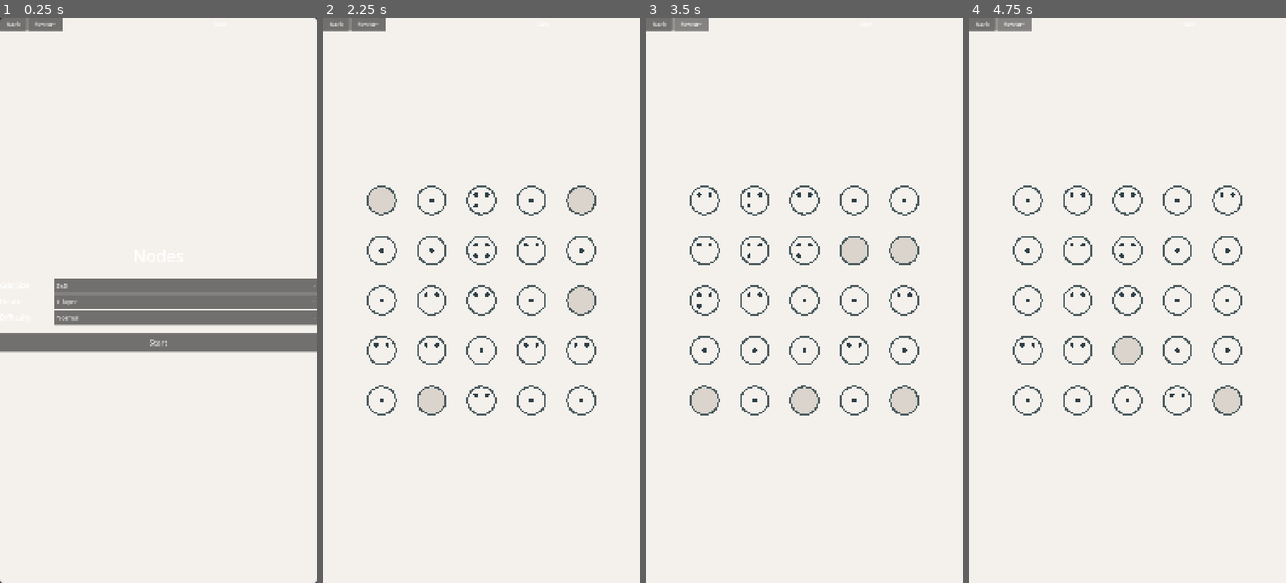
Above: before the commit, frames 1-4 (left to right).
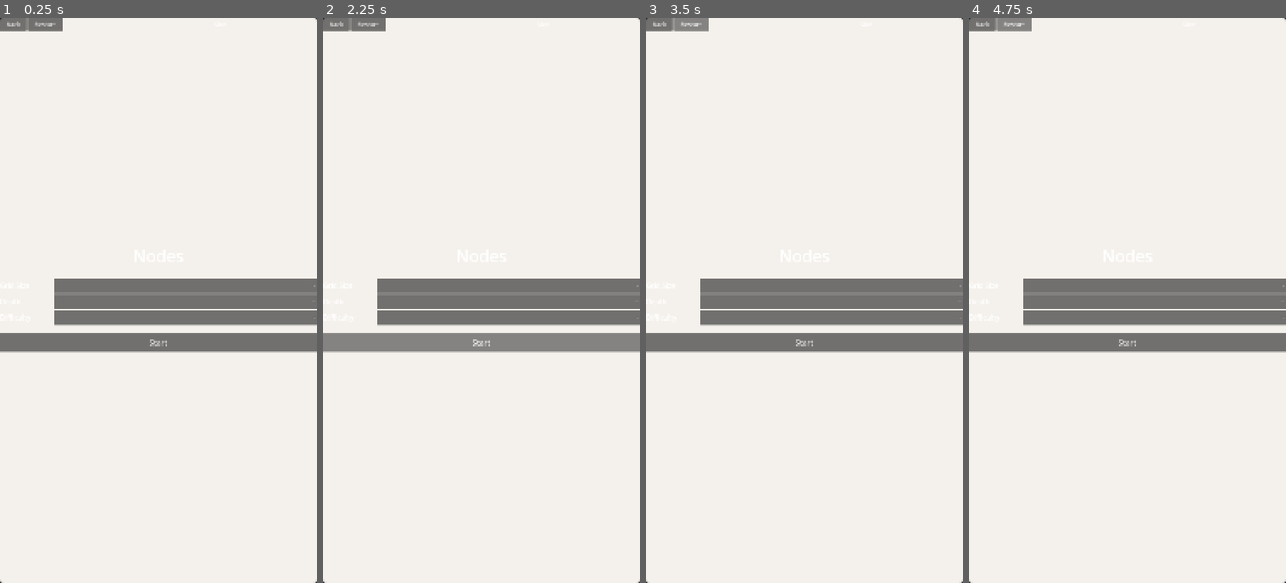
Above: after the commit, the same moments.

Repository: andrii-solokh/Nodoku
Game: Godot game, scene res://scenes/Main.tscn
The game is run twice, just before and just after one commit, with the same random seed, the same clock (stepped at 60 frames per second) and the same inputs.
Inputs (mouse positions are in pixels of both pictures, inside the frame that each line leads up to):
- Up to frame 1 (0.25 s): no input
- Up to frame 2 (2.25 s): click (510, 317) at 0.5 s; click (510, 317) at 1.25 s; click "Start" at 2 s
- Up to frame 3 (3.5 s): click (690, 23) at 2.75 s, where only the run before the commit has a clickable "Restart"
- Up to frame 4 (4.75 s): click (1013, 23) at 3.5 s, where only the run before the commit has a clickable "Restart"; click (1013, 23) at 4.25 s, where only the run before the commit has a clickable "Restart"

The runs differ from the first frame. In frame 1, less than 0.1% of the frame differs, in the area x 18-25%, y 47-54%; in frame 2, 13%; in frame 3, 13%, in the area x 0-100%, y 0-100%; in frame 4, 12%.
Error after the commit: Parse Error: Static function "get_touch_count()" not found in base "GDScriptNativeClass". (res://scripts/game_controller.gd:281)

Commit message:
Fix web input polling

Diff:
--- a/scripts/game_controller.gd
+++ b/scripts/game_controller.gd
@@ -24,6 +24,12 @@
 var pan_block_until: float = 0.0
 var pan_active: bool = false
 var pan_end_deadline: float = 0.0
+var use_polling_input: bool = false
+var poll_mouse_active: bool = false
+var poll_touch_active: bool = false
+var poll_mouse_last: Vector2 = Vector2.ZERO
+var poll_touch_last: Vector2 = Vector2.ZERO
+var key_state := {}
 
 @onready var grid_view: GridView = $GridView
 @onready var back_button: Button = $HUD/Root/TopBar/TopBarHBox/BackButton
@@ -36,6 +42,7 @@
 
 func _ready() -> void:
 	set_process_input(true)
+	use_polling_input = OS.has_feature("web")
 	back_button.pressed.connect(_on_back_pressed)
 	restart_button.pressed.connect(_on_restart_pressed)
 	next_button.pressed.connect(_on_next_pressed)
@@ -54,6 +61,7 @@
 	completion_panel.visible = false
 	grid_view.selected_id = -1
 	grid_view.queue_redraw()
+	_release_ui_focus()
 
 func _generate_model(seed: int) -> void:
 	var params := _difficulty_params(current_difficulty)
@@ -71,33 +79,34 @@
 			return {"density": 0.42, "min_nonzero_ratio": 0.45, "max_attempts": 14}
 
 func _input(event: InputEvent) -> void:
+	if event is InputEventPanGesture:
+		_log_debug("pan gesture delta=%s" % [str(event.delta)])
+		_handle_pan_gesture(event.delta)
+		return
+	if event is InputEventMouseButton and event.pressed:
+		if _handle_wheel(event):
+			return
+	if use_polling_input:
+		return
 	if event is InputEventMouseButton and event.pressed:
 		_log_pointer("mouse_down", event.position)
+		_release_ui_focus()
 		if event.button_index == MOUSE_BUTTON_LEFT:
-			if not _is_pointer_over_ui(event.position):
-				swipe_active = true
-				swipe_start = event.position
-				swipe_last = event.position
-				swipe_total = Vector2.ZERO
-				drag_moved = false
+			if _begin_swipe(event.position):
 				_log_debug("swipe start")
 	if event is InputEventScreenTouch and event.pressed:
 		_log_pointer("touch_down", event.position)
-		if not _is_pointer_over_ui(event.position):
-			swipe_active = true
-			swipe_start = event.position
-			swipe_last = event.position
-			swipe_total = Vector2.ZERO
-			drag_moved = false
+		_release_ui_focus()
+		if _begin_swipe(event.position):
 			_log_debug("touch swipe start")
 	if event is InputEventMouseButton and not event.pressed and event.button_index == MOUSE_BUTTON_LEFT:
 		_handle_pointer_release(event.position)
 	if event is InputEventScreenTouch and not event.pressed:
 		_handle_pointer_release(event.position)
 	if event is InputEventMouseMotion and swipe_active:
-		_handle_drag_motion(event.position)
+		_handle_drag_delta(event.relative, event.position)
 	if event is InputEventScreenDrag and swipe_active:
-		_handle_drag_motion(event.position)
+		_handle_drag_delta(event.relative, event.position)
 	if event is InputEventKey and event.pressed:
 		if event.keycode == KEY_LEFT:
 			_rotate_by_delta(Vector2(-1, 0))
@@ -119,10 +128,6 @@
 			_rotate_by_delta(Vector2(-1, 0))
 		elif event.keycode == KEY_BRACKETRIGHT:
 			_rotate_by_delta(Vector2(1, 0))
-	if event is InputEventPanGesture:
-		_log_debug("pan gesture delta=%s" % [str(event.delta)])
-		_handle_pan_gesture(event.delta)
-
 func _handle_pointer_release(pos: Vector2) -> void:
 	if not swipe_active:
 		return
@@ -144,6 +149,9 @@
 
 func _handle_drag_motion(pos: Vector2) -> void:
 	var delta := pos - swipe_last
+	_handle_drag_delta(delta, pos)
+
+func _handle_drag_delta(delta: Vector2, pos: Vector2) -> void:
 	swipe_last = pos
 	swipe_total += delta
 	if current_depth <= 1:
@@ -190,6 +198,9 @@
 	if pan_active and float(Time.get_ticks_msec()) / 1000.0 > pan_end_deadline:
 		pan_active = false
 		pan_accum = Vector2.ZERO
+	if use_polling_input:
+		_poll_keyboard_web()
+		_poll_pointer_web()
 
 func _rotate_by_delta(dir: Vector2) -> void:
 	if current_depth <= 1:
@@ -208,6 +219,88 @@
 func _drag_sensitivity() -> float:
 	var vp := get_viewport_rect().size
 	return PI / maxf(240.0, minf(vp.x, vp.y))
+
+func _begin_swipe(pos: Vector2) -> bool:
+	if swipe_active:
+		return false
+	if _is_pointer_over_ui(pos):
+		return false
+	swipe_active = true
+	swipe_start = pos
+	swipe_last = pos
+	swipe_total = Vector2.ZERO
+	drag_moved = false
+	return true
+
+func _handle_wheel(event: InputEventMouseButton) -> bool:
+	var dir := Vector2.ZERO
+	match event.button_index:
+		MOUSE_BUTTON_WHEEL_LEFT:
+			dir = Vector2(-1, 0)
+		MOUSE_BUTTON_WHEEL_RIGHT:
+			dir = Vector2(1, 0)
+		MOUSE_BUTTON_WHEEL_UP:
+			dir = Vector2(0, -1)
+		MOUSE_BUTTON_WHEEL_DOWN:
+			dir = Vector2(0, 1)
+	if dir == Vector2.ZERO:
+		return false
+	var now := float(Time.get_ticks_msec()) / 1000.0
+	if now < pan_block_until:
+		return true
+	_rotate_by_delta(dir)
+	pan_block_until = now + 0.6
+	return true
+
+func _poll_keyboard_web() -> void:
+	if current_depth <= 1:
+		return
+	if grid_view.is_rotating():
+		return
+	var dir := Vector2.ZERO
+	if _key_just_pressed(KEY_LEFT) or _key_just_pressed(KEY_A) or _key_just_pressed(KEY_BRACKETLEFT):
+		dir = Vector2(-1, 0)
+	elif _key_just_pressed(KEY_RIGHT) or _key_just_pressed(KEY_D) or _key_just_pressed(KEY_BRACKETRIGHT):
+		dir = Vector2(1, 0)
+	elif _key_just_pressed(KEY_UP) or _key_just_pressed(KEY_W):
+		dir = Vector2(0, -1)
+	elif _key_just_pressed(KEY_DOWN) or _key_just_pressed(KEY_S):
+		dir = Vector2(0, 1)
+	if dir != Vector2.ZERO:
+		_rotate_by_delta(dir)
+
+func _key_just_pressed(keycode: int) -> bool:
+	var pressed := Input.is_key_pressed(keycode)
+	var prev := false
+	if key_state.has(keycode):
+		prev = key_state[keycode]
+	key_state[keycode] = pressed
+	return pressed and not prev
+
+func _poll_pointer_web() -> void:
+	if Input.get_touch_count() > 0:
+		var pos := Input.get_touch_position(0)
+		if not poll_touch_active:
+			poll_touch_active = _begin_swipe(pos)
+		else:
+			_handle_drag_motion(pos)
+		poll_touch_last = pos
+		return
+	if poll_touch_active:
+		_handle_pointer_release(poll_touch_last)
+		poll_touch_active = false
+
+	var pressed := Input.is_mouse_button_pressed(MOUSE_BUTTON_LEFT)
+	var pos := get_viewport().get_mouse_position()
+	if pressed:
+		if not poll_mouse_active:
+			poll_mouse_active = _begin_swipe(pos)
+		else:
+			_handle_drag_motion(pos)
+		poll_mouse_last = pos
+	elif poll_mouse_active:
+		_handle_pointer_release(pos)
+		poll_mouse_active = false
 
 func _handle_press(pos: Vector2) -> void:
 	_log_pointer("handle_press", pos)
@@ -301,13 +394,30 @@
 	_log_debug(message)
 
 func _is_pointer_over_ui(pos: Vector2) -> bool:
-	if completion_panel.visible and completion_panel.get_global_rect().has_point(pos):
-		return true
-	if back_button.get_global_rect().has_point(pos):
-		return true
-	if restart_button.get_global_rect().has_point(pos):
-		return true
+	var hovered := get_viewport().gui_get_hovered_control()
+	if hovered == null:
+		return false
+	return _is_ui_control(hovered)
+
+func _is_ui_control(node: Control) -> bool:
+	var current: Node = node
+	while current != null:
+		if current == back_button:
+			return true
+		if current == restart_button:
+			return true
+		if current == next_button:
+			return true
+		if current == replay_button:
+			return true
+		if current == completion_panel:
+			return true
+		current = current.get_parent()
 	return false
+
+func _release_ui_focus() -> void:
+	if OS.has_feature("web"):
+		get_viewport().gui_release_focus()
 
 func _log_debug(message: String) -> void:
 	var file := FileAccess.open(DEBUG_LOG_PATH, FileAccess.READ_WRITE)
Not shown, changed: export_presets.cfg
Not shown, changed: .gitignore
Not shown, changed: public/index.html
Not shown, changed: public/index.pck
